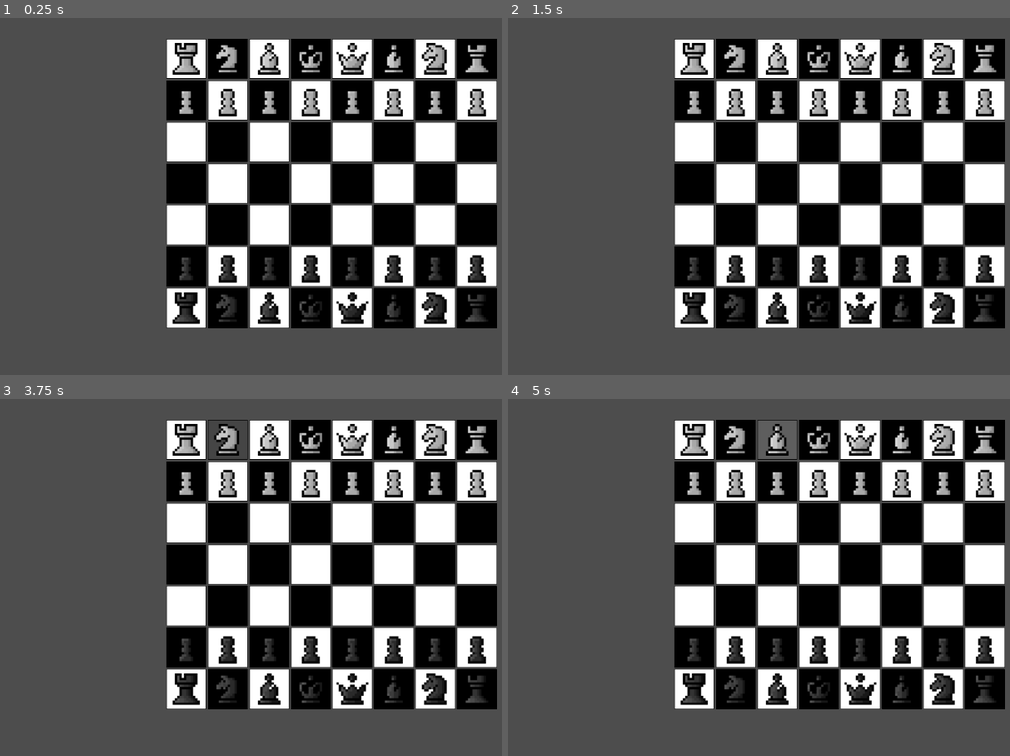
Above: before the commit, frames 1-4 (two rows, left to right).
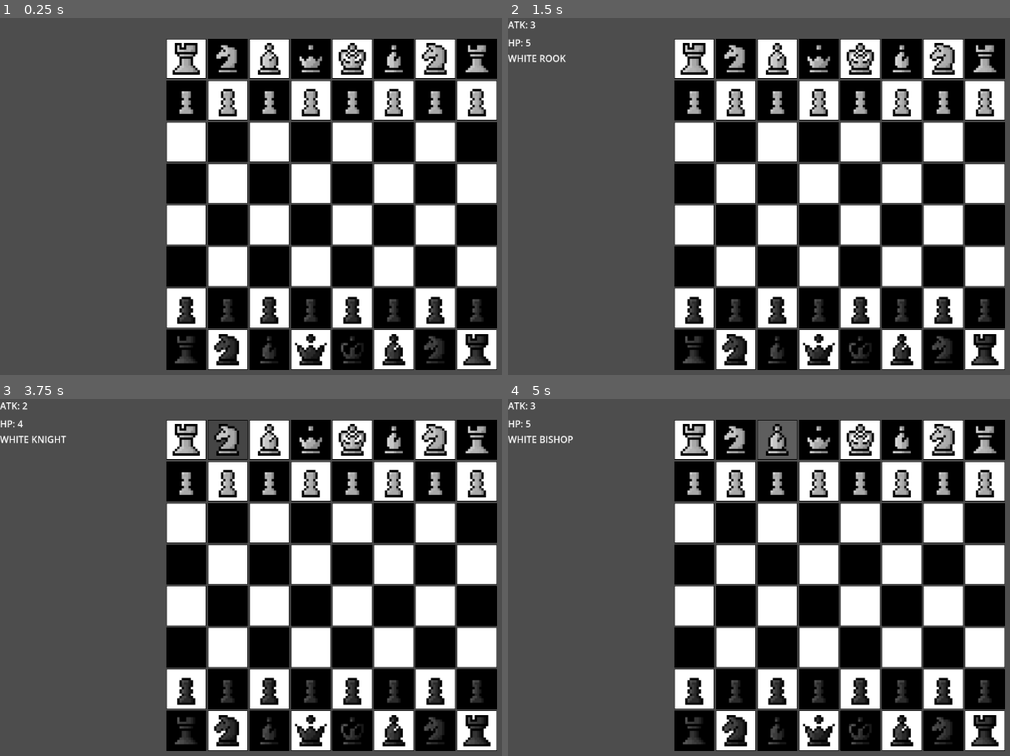
Above: after the commit, the same moments.

Repository: aiden10/chess2
Game: Godot game, scene res://scenes/main.tscn
Two runs of this game, one before a commit and one after it. Both use one fixed random seed, a clock stepped at 60 frames per second and the inputs below.
Inputs (mouse positions are in pixels of both pictures, inside the frame that each line leads up to):
- Up to frame 1 (0.25 s): no input
- Up to frame 2 (1.5 s): tap Enter at 0.5 s; move the mouse to (693, 57) at 0.52 s; click (693, 57) at 0.67 s; click (518, 78) at 1.27 s
- Up to frame 3 (3.75 s): click (10, 459) at 2.02 s; click (10, 459) at 2.77 s; tap Space at 3.5 s; move the mouse to (225, 438) at 3.52 s; click (225, 438) at 3.67 s
- Up to frame 4 (5 s): tap Enter at 4.25 s; move the mouse to (779, 438) at 4.27 s; click (779, 438) at 4.42 s

The runs differ from the first frame. In frame 1, 9.6% of the frame differs, in the area x 33-100%, y 8-99%; in frame 2, 9.9%; in frame 3, 9.9%; in frame 4, 9.9%, in the area x 0-100%, y 0-99%.

Commit message:
basic overlay

Diff:
--- /dev/null
+++ b/classes/Piece.gd
@@ -0,0 +1,41 @@
+class_name Piece
+
+enum PieceType {
+	PAWN,
+	ROOK,
+	KNIGHT,
+	BISHOP,
+	QUEEN,
+	KING
+}
+
+enum PieceColor {
+	WHITE,
+	BLACK
+}
+
+var type: PieceType
+var color: PieceColor
+var health: int
+var strength: int
+var has_moved: bool = false
+var passive: Callable
+var primary: Callable
+var ultimate: Callable
+var texture: Texture2D
+
+func _init(piece_type: PieceType, piece_color: PieceColor) -> void:
+	type = piece_type
+	color = piece_color
+
+func take_damage(amount: int) -> bool:
+	health -= amount
+	return health <= 0  # Return true if piece is defeated
+
+func can_move_to(from_pos: Vector2i, to_pos: Vector2i, board: Array) -> bool:
+	# Base movement validation
+	# Child classes will override this with specific movement patterns
+	return true
+
+func _to_string() -> String:
+	return str(PieceColor.keys()[color]) + " " + str(PieceType.keys()[type])
--- /dev/null
+++ b/classes/pieces/Bishop.gd
@@ -0,0 +1,27 @@
+extends Piece
+
+class_name Bishop
+
+func _init(piece_color: PieceColor) -> void:
+	super._init(PieceType.BISHOP, piece_color)
+	self.strength = Constants.BISHOP_STRENGTH
+	self.health = Constants.BISHOP_HP
+	self.passive = passive_ability
+	self.primary = primary_ability
+	self.ultimate = ultimate_ability
+	if piece_color == PieceColor.WHITE:
+		self.texture = load("res://resources/sprites/white/bishop.png")
+	else:
+		self.texture = load("res://resources/sprites/black/bishop1.png")
+
+func passive_ability() -> void:
+	pass
+
+func primary_ability() -> void:
+	pass
+
+func ultimate_ability() -> void:
+	pass
+
+func can_move_to(from_pos: Vector2i, to_pos: Vector2i, board: Array) -> bool:
+	return true
--- /dev/null
+++ b/classes/pieces/King.gd
@@ -0,0 +1,27 @@
+extends Piece
+
+class_name King
+
+func _init(piece_color: PieceColor) -> void:
+	super._init(PieceType.KING, piece_color)
+	self.strength = Constants.KING_STRENGTH
+	self.health = Constants.KING_HP
+	self.passive = passive_ability
+	self.primary = primary_ability
+	self.ultimate = ultimate_ability
+	if piece_color == PieceColor.WHITE:
+		self.texture = load("res://resources/sprites/white/king.png")
+	else:
+		self.texture = load("res://resources/sprites/black/king1.png")
+
+func passive_ability() -> void:
+	pass
+
+func primary_ability() -> void:
+	pass
+
+func ultimate_ability() -> void:
+	pass
+
+func can_move_to(from_pos: Vector2i, to_pos: Vector2i, board: Array) -> bool:
+	return true
--- /dev/null
+++ b/classes/pieces/Knight.gd
@@ -0,0 +1,27 @@
+extends Piece
+
+class_name Knight
+
+func _init(piece_color: PieceColor) -> void:
+	super._init(PieceType.KNIGHT, piece_color)
+	self.strength = Constants.KNIGHT_STRENGTH
+	self.health = Constants.KNIGHT_HP
+	self.passive = passive_ability
+	self.primary = primary_ability
+	self.ultimate = ultimate_ability
+	if piece_color == PieceColor.WHITE:
+		self.texture = load("res://resources/sprites/white/knight.png")
+	else:
+		self.texture = load("res://resources/sprites/black/knight1.png")
+
+func passive_ability() -> void:
+	pass
+
+func primary_ability() -> void:
+	pass
+
+func ultimate_ability() -> void:
+	pass
+
+func can_move_to(from_pos: Vector2i, to_pos: Vector2i, board: Array) -> bool:
+	return true
--- /dev/null
+++ b/classes/pieces/Pawn.gd
@@ -0,0 +1,27 @@
+extends Piece
+
+class_name Pawn
+
+func _init(piece_color: PieceColor) -> void:
+	super._init(PieceType.PAWN, piece_color)
+	self.strength = Constants.PAWN_STRENGTH
+	self.health = Constants.PAWN_HP
+	self.passive = passive_ability
+	self.primary = primary_ability
+	self.ultimate = ultimate_ability
+	if piece_color == PieceColor.WHITE:
+		self.texture = load("res://resources/sprites/white/pawn.png")
+	else:
+		self.texture = load("res://resources/sprites/black/pawn1.png")
+
+func passive_ability() -> void:
+	pass
+
+func primary_ability() -> void:
+	pass
+
+func ultimate_ability() -> void:
+	pass
+
+func can_move_to(from_pos: Vector2i, to_pos: Vector2i, board: Array) -> bool:
+	return true
--- /dev/null
+++ b/classes/pieces/Queen.gd
@@ -0,0 +1,27 @@
+extends Piece
+
+class_name Queen
+
+func _init(piece_color: PieceColor) -> void:
+	super._init(PieceType.QUEEN, piece_color)
+	self.strength = Constants.QUEEN_STRENGTH
+	self.health = Constants.QUEEN_HP
+	self.passive = passive_ability
+	self.primary = primary_ability
+	self.ultimate = ultimate_ability
+	if piece_color == PieceColor.WHITE:
+		self.texture = load("res://resources/sprites/white/queen.png")
+	else:
+		self.texture = load("res://resources/sprites/black/queen1.png")
+
+func passive_ability() -> void:
+	pass
+
+func primary_ability() -> void:
+	pass
+
+func ultimate_ability() -> void:
+	pass
+
+func can_move_to(from_pos: Vector2i, to_pos: Vector2i, board: Array) -> bool:
+	return true
--- /dev/null
+++ b/classes/pieces/Rook.gd
@@ -0,0 +1,27 @@
+extends Piece
+
+class_name Rook
+
+func _init(piece_color: PieceColor) -> void:
+	super._init(PieceType.ROOK, piece_color)
+	self.strength = Constants.ROOK_STRENGTH
+	self.health = Constants.ROOK_HP
+	self.passive = passive_ability
+	self.primary = primary_ability
+	self.ultimate = ultimate_ability
+	if piece_color == PieceColor.WHITE:
+		self.texture = load("res://resources/sprites/white/rook.png")
+	else:
+		self.texture = load("res://resources/sprites/black/rook1.png")
+
+func passive_ability() -> void:
+	pass
+
+func primary_ability() -> void:
+	pass
+
+func ultimate_ability() -> void:
+	pass
+
+func can_move_to(from_pos: Vector2i, to_pos: Vector2i, board: Array) -> bool:
+	return true
--- a/globals/constants.gd
+++ b/globals/constants.gd
@@ -1,4 +1,23 @@
 extends Node
 
 const TILE_SIZE: int = 64
+const HOVER_COLOR_ALPHA = 0.2
 const SPRITE_SIZE: float = 1.25
+
+const PAWN_HP = 2
+const PAWN_STRENGTH = 1
+
+const BISHOP_HP = 5
+const BISHOP_STRENGTH = 3
+
+const KNIGHT_HP = 4
+const KNIGHT_STRENGTH = 2
+
+const ROOK_HP = 5
+const ROOK_STRENGTH = 3
+
+const QUEEN_HP = 8
+const QUEEN_STRENGTH = 4
+
+const KING_HP = 12
+const KING_STRENGTH = 5
--- /dev/null
+++ b/globals/event_bus.gd
@@ -0,0 +1,3 @@
+extends Node
+
+signal piece_selected
--- a/globals/sprite_map.gd
+++ /dev/null
@@ -1,16 +0,0 @@
-extends Node
-
-const SPRITE_MAP = {
-	1: "res://resources/sprites/white/rook.png",
-	2: "res://resources/sprites/white/knight.png",
-	3: "res://resources/sprites/white/bishop.png",
-	4: "res://resources/sprites/white/king.png",
-	5: "res://resources/sprites/white/queen.png",
-	6: "res://resources/sprites/white/pawn.png",
-	-1: "res://resources/sprites/black/rook1.png",
-	-2: "res://resources/sprites/black/knight1.png",
-	-3: "res://resources/sprites/black/bishop1.png",
-	-4: "res://resources/sprites/black/king1.png",
-	-5: "res://resources/sprites/black/queen1.png",
-	-6: "res://resources/sprites/black/pawn1.png"
-}
--- a/project.godot
+++ b/project.godot
@@ -19,7 +19,8 @@
 
 BoardState="*res://states/board_state.gd"
 Constants="*res://globals/constants.gd"
-SpriteMap="*res://globals/sprite_map.gd"
+GameState="*res://states/game_state.gd"
+EventBus="*res://globals/event_bus.gd"
 
 [dotnet]
 
--- a/scenes/board.tscn
+++ b/scenes/board.tscn
@@ -1,6 +1,6 @@
 [gd_scene load_steps=2 format=3 uid="uid://rsfxt6ecf6k3"]
 
-[ext_resource type="Script" path="res://scripts/board/board.gd" id="1_46n6a"]
+[ext_resource type="Script" path="res://scripts/ui/board.gd" id="1_46n6a"]
 
 [node name="Board" type="Node2D"]
 script = ExtResource("1_46n6a")
--- a/scenes/main.tscn
+++ b/scenes/main.tscn
@@ -1,7 +1,12 @@
-[gd_scene load_steps=2 format=3 uid="uid://bkvixb8dba1jj"]
+[gd_scene load_steps=4 format=3 uid="uid://bkvixb8dba1jj"]
 
+[ext_resource type="Script" path="res://scripts/main.gd" id="1_3kira"]
 [ext_resource type="PackedScene" uid="uid://rsfxt6ecf6k3" path="res://scenes/board.tscn" id="1_xw6up"]
+[ext_resource type="PackedScene" uid="uid://donmyumd0j62i" path="res://scenes/ui/selected_piece_overlay.tscn" id="3_rm5m8"]
 
 [node name="Main" type="Node2D"]
+script = ExtResource("1_3kira")
 
 [node name="Board" parent="." instance=ExtResource("1_xw6up")]
+
+[node name="SelectedPieceOverlay" parent="." instance=ExtResource("3_rm5m8")]
--- a/scenes/tile.tscn
+++ b/scenes/tile.tscn
@@ -1,6 +1,6 @@
 [gd_scene load_steps=2 format=3 uid="uid://ps2aq833sy17"]
 
-[ext_resource type="Script" path="res://scripts/tile/tile.gd" id="1_g7mvt"]
+[ext_resource type="Script" path="res://scripts/ui/tile.gd" id="1_g7mvt"]
 
 [node name="Tile" type="Node2D"]
 script = ExtResource("1_g7mvt")
--- /dev/null
+++ b/scenes/ui/ability_card.tscn
@@ -0,0 +1,24 @@
+[gd_scene format=3 uid="uid://bc1tb3p5q52up"]
+
+[node name="AbilityCard" type="Control"]
+layout_mode = 3
+anchors_preset = 15
+anchor_right = 1.0
+anchor_bottom = 1.0
+grow_horizontal = 2
+grow_vertical = 2
+
+[node name="AbilityIcon" type="TextureButton" parent="."]
+layout_mode = 0
+offset_right = 40.0
+offset_bottom = 40.0
+
+[node name="AbiltyName" type="Label" parent="."]
+layout_mode = 0
+offset_right = 40.0
+offset_bottom = 23.0
+
+[node name="AbilityDescription" type="Label" parent="."]
+layout_mode = 0
+offset_right = 40.0
+offset_bottom = 23.0
--- /dev/null
+++ b/scenes/ui/selected_piece_overlay.tscn
@@ -0,0 +1,40 @@
+[gd_scene load_steps=3 format=3 uid="uid://donmyumd0j62i"]
+
+[ext_resource type="Script" path="res://scripts/ui/overlay.gd" id="1_jbhom"]
+[ext_resource type="PackedScene" uid="uid://bc1tb3p5q52up" path="res://scenes/ui/ability_card.tscn" id="1_r2sha"]
+
+[node name="SelectedPieceOverlay" type="Control"]
+layout_mode = 3
+anchors_preset = 15
+anchor_right = 1.0
+anchor_bottom = 1.0
+grow_horizontal = 2
+grow_vertical = 2
+script = ExtResource("1_jbhom")
+
+[node name="VBoxContainer" type="VBoxContainer" parent="."]
+layout_mode = 0
+offset_right = 40.0
+offset_bottom = 40.0
+
+[node name="Strength" type="Label" parent="VBoxContainer"]
+layout_mode = 2
+
+[node name="Portrait" type="TextureRect" parent="VBoxContainer"]
+layout_mode = 2
+
+[node name="Health" type="Label" parent="VBoxContainer"]
+layout_mode = 2
+
+[node name="PieceType" type="Label" parent="VBoxContainer"]
+layout_mode = 2
+text = "sample text"
+
+[node name="PassiveCard" parent="VBoxContainer" instance=ExtResource("1_r2sha")]
+layout_mode = 2
+
+[node name="PrimaryCard" parent="VBoxContainer" instance=ExtResource("1_r2sha")]
+layout_mode = 2
+
+[node name="UltimateCard" parent="VBoxContainer" instance=ExtResource("1_r2sha")]
+layout_mode = 2
--- /dev/null
+++ b/scripts/board/board_functions.gd
@@ -0,0 +1,3 @@
+extends Node
+
+class_name BoardFunctions
--- /dev/null
+++ b/scripts/main.gd
@@ -0,0 +1,4 @@
+extends Node
+
+func _ready() -> void:
+	pass
--- a/scripts/board/board.gd
+++ b/scripts/ui/board.gd
@@ -1,4 +1,3 @@
-# board.gd
 extends Node2D
 
 var tile_scene = preload("res://scenes/tile.tscn")
@@ -9,6 +8,7 @@
 var offset: Vector2
 
 func _ready() -> void:
+	populate_board()
 	# Connect to window resize signal
 	get_tree().root.size_changed.connect(_on_window_resize)
 	_calculate_tile_size()
@@ -44,10 +44,11 @@
 		for col in BoardState.board[row].size():
 			var tile = tile_scene.instantiate()
 			var color = Color.WHITE if (row + col) % 2 == 0 else Color.BLACK
-			var piece = BoardState.board[row][col]
+			var piece: Piece = BoardState.board[row][col]
 			var sprite = null
-			if piece != 0:
-				sprite = load(SpriteMap.SPRITE_MAP[piece])
+			if piece != null:
+				sprite = piece.texture
+
 			# Set tile properties
 			tile.position = Vector2(col * offset.x, row * offset.y)
 			tile.color = color
@@ -79,3 +80,52 @@
 func _on_window_resize() -> void:
 	_calculate_tile_size()
 	draw_board()
+
+func populate_board():
+	# White pieces back row (from left to right: 0,0 to 7,0)
+	var white_rook1 = Rook.new(Piece.PieceColor.WHITE)
+	var white_knight1 = Knight.new(Piece.PieceColor.WHITE)
+	var white_bishop1 = Bishop.new(Piece.PieceColor.WHITE)
+	var white_queen = Queen.new(Piece.PieceColor.WHITE)
+	var white_king = King.new(Piece.PieceColor.WHITE)
+	var white_bishop2 = Bishop.new(Piece.PieceColor.WHITE)
+	var white_knight2 = Knight.new(Piece.PieceColor.WHITE)
+	var white_rook2 = Rook.new(Piece.PieceColor.WHITE)
+
+	BoardState.board[0][0] = white_rook1
+	BoardState.board[0][1] = white_knight1
+	BoardState.board[0][2] = white_bishop1
+	BoardState.board[0][3] = white_queen
+	BoardState.board[0][4] = white_king
+	BoardState.board[0][5] = white_bishop2
+	BoardState.board[0][6] = white_knight2
+	BoardState.board[0][7] = white_rook2
+
+	# White pawns (row 1)
+	for col in range(BoardState.COLS):
+		var white_pawn = Pawn.new(Piece.PieceColor.WHITE)
+		BoardState.board[1][col] = white_pawn
+
+	# Black pieces back row (from left to right: 0,7 to 7,7)
+	var black_rook1 = Rook.new(Piece.PieceColor.BLACK)
+	var black_knight1 = Knight.new(Piece.PieceColor.BLACK)
+	var black_bishop1 = Bishop.new(Piece.PieceColor.BLACK)
+	var black_queen = Queen.new(Piece.PieceColor.BLACK)
+	var black_king = King.new(Piece.PieceColor.BLACK)
+	var black_bishop2 = Bishop.new(Piece.PieceColor.BLACK)
+	var black_knight2 = Knight.new(Piece.PieceColor.BLACK)
+	var black_rook2 = Rook.new(Piece.PieceColor.BLACK)
+
+	BoardState.board[7][0] = black_rook1
+	BoardState.board[7][1] = black_knight1
+	BoardState.board[7][2] = black_bishop1
+	BoardState.board[7][3] = black_queen
+	BoardState.board[7][4] = black_king
+	BoardState.board[7][5] = black_bishop2
+	BoardState.board[7][6] = black_knight2
+	BoardState.board[7][7] = black_rook2
+
+	# Black pawns (row 6)
+	for col in range(BoardState.COLS):
+		var black_pawn = Pawn.new(Piece.PieceColor.BLACK)
+		BoardState.board[6][col] = black_pawn
--- /dev/null
+++ b/scripts/ui/overlay.gd
@@ -0,0 +1,25 @@
+extends Control
+
+@onready var portrait = $"VBoxContainer/Portrait"
+@onready var piece_label = $"VBoxContainer/PieceType"
+@onready var health_label = $"VBoxContainer/Health"
+@onready var strength_label = $"VBoxContainer/Strength"
+@onready var passive_card = $"VBoxContainer/PassiveCard"
+@onready var primary_card = $"VBoxContainer/PrimaryCard"
+@onready var ultimate_card = $"VBoxContainer/UltimateCard"
+
+func _ready() -> void:
+	## Make overlay hidden by default
+	visible = false
+	EventBus.piece_selected.connect(draw_overlay)
+
+func draw_overlay():
+	if GameState.selected_piece != null:
+		visible = true
+		piece_label.text = GameState.selected_piece.to_string()
+		health_label.text = "HP: " + str(GameState.selected_piece.health)
+		strength_label.text = "ATK: " + str(GameState.selected_piece.strength)
+	else:
+		## Hide overlay
+		visible = false
+		piece_label.text = "Not selected"
--- a/scripts/tile/tile.gd
+++ b/scripts/ui/tile.gd
@@ -1,9 +1,9 @@
 extends Node2D
 
-@export var color: Color = Color.WHITE
-@export var size: Vector2 = Vector2(Constants.TILE_SIZE, Constants.TILE_SIZE)  # Default tile size
-@export var hover_color_offset: float = 0.2  # How much to brighten on hover
-
+## How much more transparent to make the tile (color.a - hover_color_offset)
+var hover_color_offset: float = Constants.HOVER_COLOR_ALPHA
+var color: Color
+var size: Vector2 = Vector2(Constants.TILE_SIZE, Constants.TILE_SIZE)  # Default tile size
 var is_hovered: bool = false
 var last_color: Color
 var row: int
@@ -44,13 +44,17 @@
 	color = last_color
 	queue_redraw()
 
-# Optional: Add interaction handling
 func _input_event(_viewport, event, _shape_idx):
 	if event is InputEventMouseButton:
 		if event.button_index == MOUSE_BUTTON_LEFT and event.pressed:
 			_on_tile_clicked()
 
+## Updates selected piece and emits a signal to render the piece overlay
 func _on_tile_clicked() -> void:
-	# Handle tile click event
-	print("Clicked: (", row, ", ", col, ")")
-	# You can emit a signal here if you need to communicate with the board
+	var piece: Piece = BoardState.board[row][col]
+	if piece == GameState.selected_piece and piece != null:
+		GameState.selected_piece = null
+	else:
+		GameState.selected_piece = piece
+
+	EventBus.piece_selected.emit()
--- a/states/board_state.gd
+++ b/states/board_state.gd
@@ -1,12 +1,12 @@
 extends Node
 
-var board: Array = [[1, 2, 3, 4, 5, 3, 2, 1],
-					[6, 6, 6, 6, 6, 6, 6, 6],
-					[0, 0, 0, 0, 0, 0, 0, 0],
-					[0, 0, 0, 0, 0, 0, 0, 0],
-					[0, 0, 0, 0, 0, 0, 0, 0],
-					[-6, -6, -6, -6, -6, -6, -6, -6],
-					[-1, -2, -3, -4, -5, -3, -2, -1],
-					]
+var board: Array
 const ROWS = 8
 const COLS = 8
+
+func _ready() -> void:
+	board = []
+	for row in ROWS:
+		var new_row = []
+		new_row.resize(COLS)
+		board.append(new_row)
--- /dev/null
+++ b/states/game_state.gd
@@ -0,0 +1,3 @@
+extends Node
+
+var selected_piece: Piece
Not shown, added: plan.txt
Binary file added: resources/mockup.png
Not shown, added: resources/mockup.png.import
